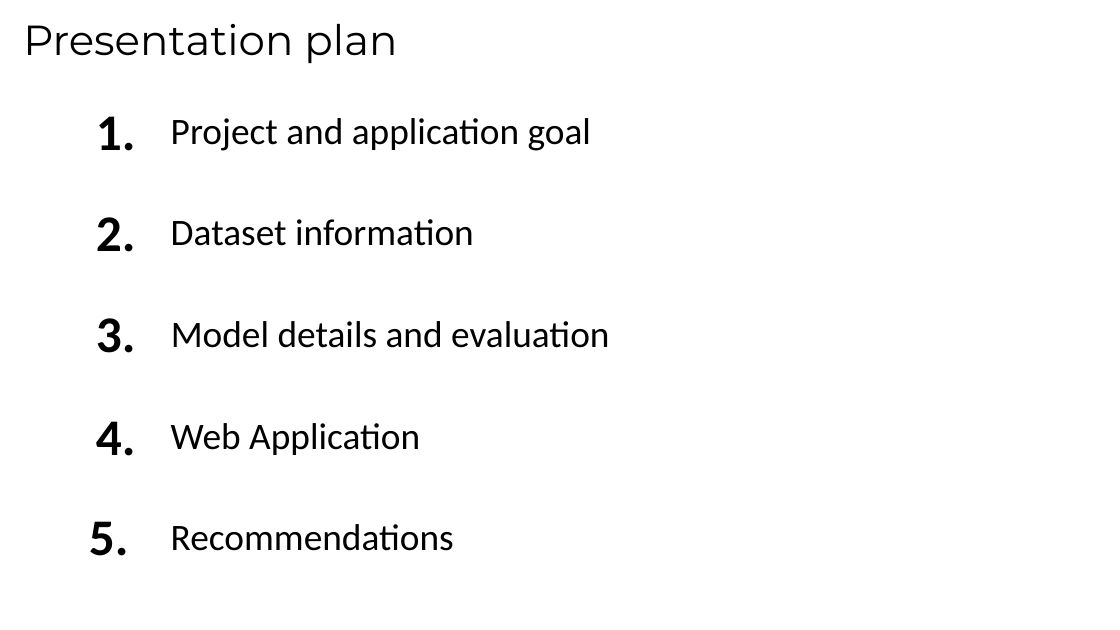
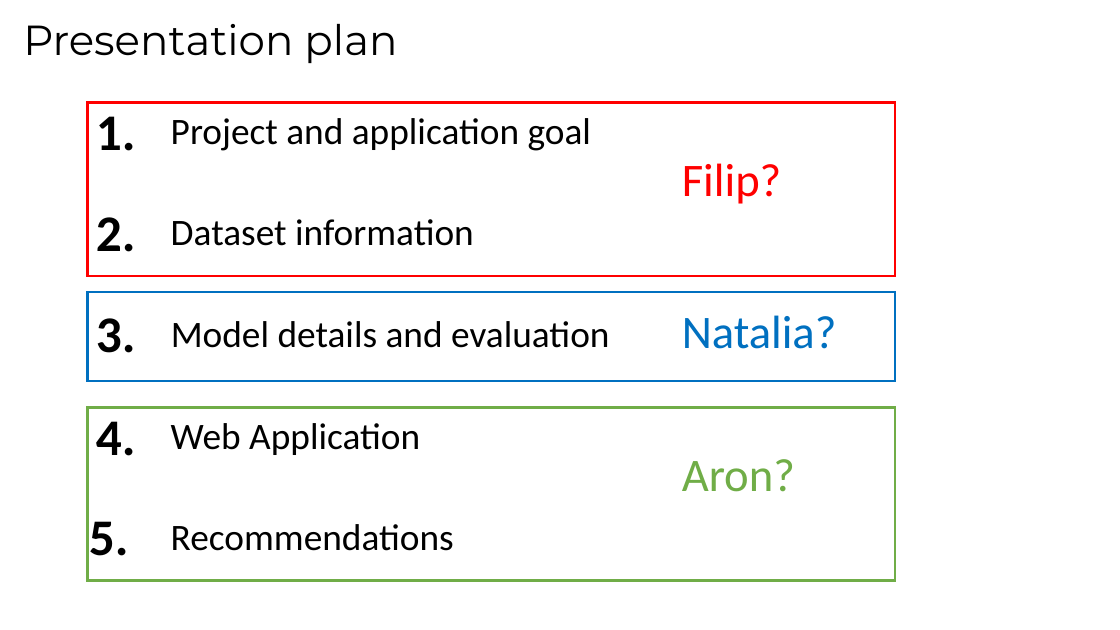
Before and after one commit to infoshareacademy/jdszr8-riva, a slide deck: slide 2 of 4_(DEEP_LEARNING)_Apples_of_different_varieties_recognition/Aron/(Presentation draft)_Apples_of_different_varieties_recognition.pptx. Drawn at 1120x630 pixels with LibreOffice and Linux fonts; fonts in the diff are those of the drawing. Boxes give left, top, right and bottom in pixels: in the first picture for what was removed or moved away, otherwise in the second. Text is boxed around its words. In the diff, an @@ line names an element or a change of style, - is before the commit and + after.

Commit message:
working od presentation

```diff
--- a/4_(DEEP_LEARNING)_Apples_of_different_varieties_recognition/Aron/(Presentation draft)_Apples_of_different_varieties_recognition.pptx
+++ b/4_(DEEP_LEARNING)_Apples_of_different_varieties_recognition/Aron/(Presentation draft)_Apples_of_different_varieties_recognition.pptx
@@ rectangle added at <box>87,103,895,276</box>, outline #FF0000 2.25 pt @@
@@ text added at <box>682,163,782,204</box>, 40 pt, text #FF0000 @@
+Filip?
@@ rectangle added at <box>87,292,895,381</box>, outline #0070C0 2.25 pt @@
@@ text added at <box>682,315,837,349</box>, 40 pt, text #0070C0 @@
+Natalia?
@@ rectangle added at <box>87,408,895,581</box>, outline #70AD47 2.25 pt @@
@@ text added at <box>682,459,795,492</box>, 40 pt, text #70AD47 @@
+Aron?
```
Also in this commit, not shown: 1 other slide changed.
